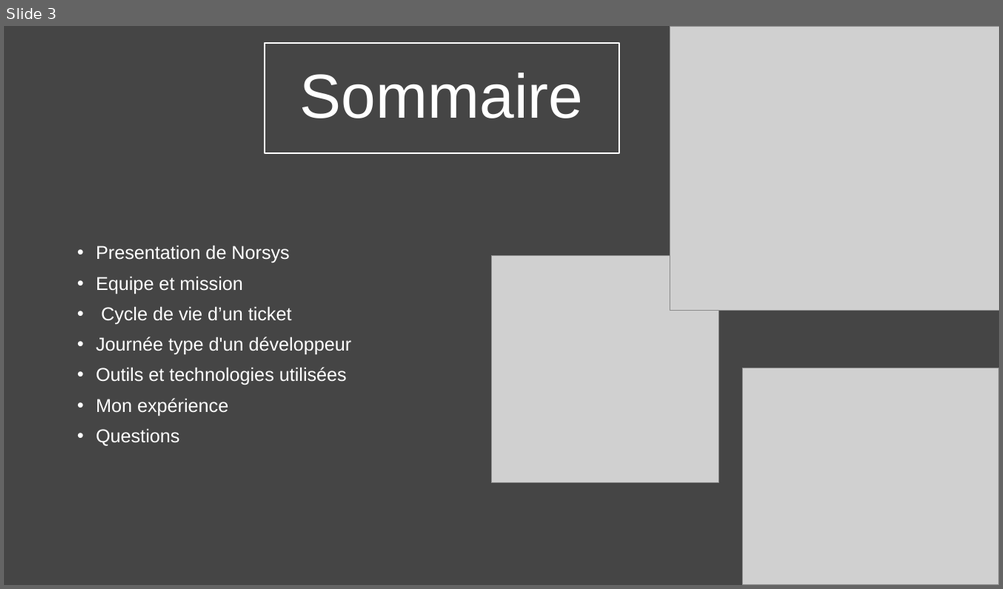
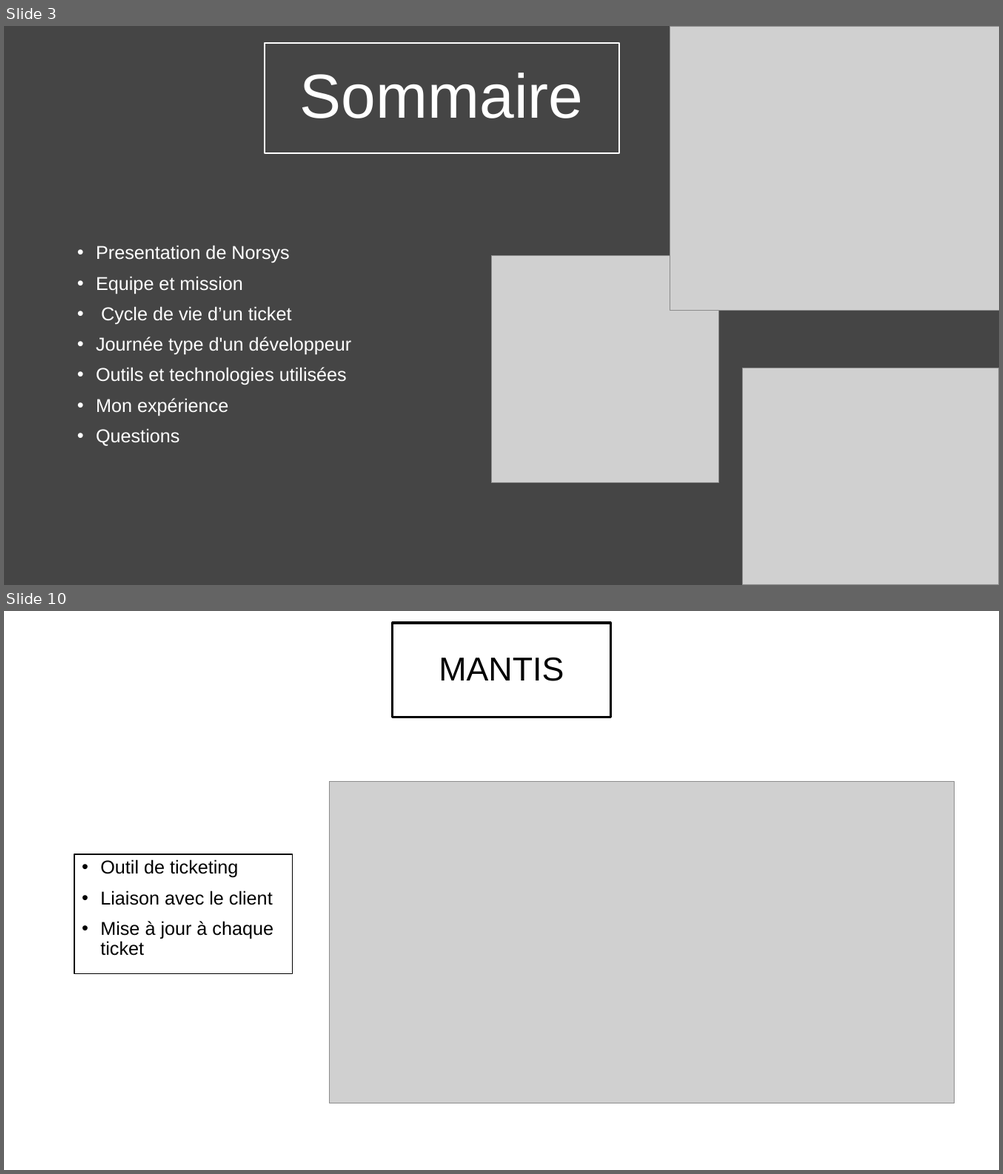
Before and after one commit to Zoridg/Soutenance_stage, a slide deck: Soutenance.pptx. Shown one above the other, each under a label of ours: slide 3 before the commit, slides 3 and 10 after it; the slides between them are not shown. The pictures are 1003x589 and 1003x1174 pixels, drawn with LibreOffice and Linux fonts; fonts in the diff are those of the drawing; grey boxes stand for pictures. Boxes give left, top, right and bottom in pixels: in the first picture for what was removed or moved away, otherwise in the second. Text is boxed around its words. In the diff, an @@ line names an element or a change of style, - is before the commit and + after.

```diff
--- a/Soutenance.pptx
+++ b/Soutenance.pptx
@@ slide 10 added at box(4, 611, 999, 1170), background #FFFFFF @@
@@ title added at box(392, 623, 611, 717), outline #000000 2.25 pt, 32 pt, text #000000 @@
+MANTIS
@@ picture added at box(330, 782, 954, 1103) @@
@@ text added at box(74, 854, 292, 974), outline #000000 1 pt, 18 pt, text #000000 @@
+• Outil de ticketing
+• Liaison avec le client
+• Mise à jour à chaque ticket
```
Also in this commit, not shown: 7 slides changed, 1 other slide added.
